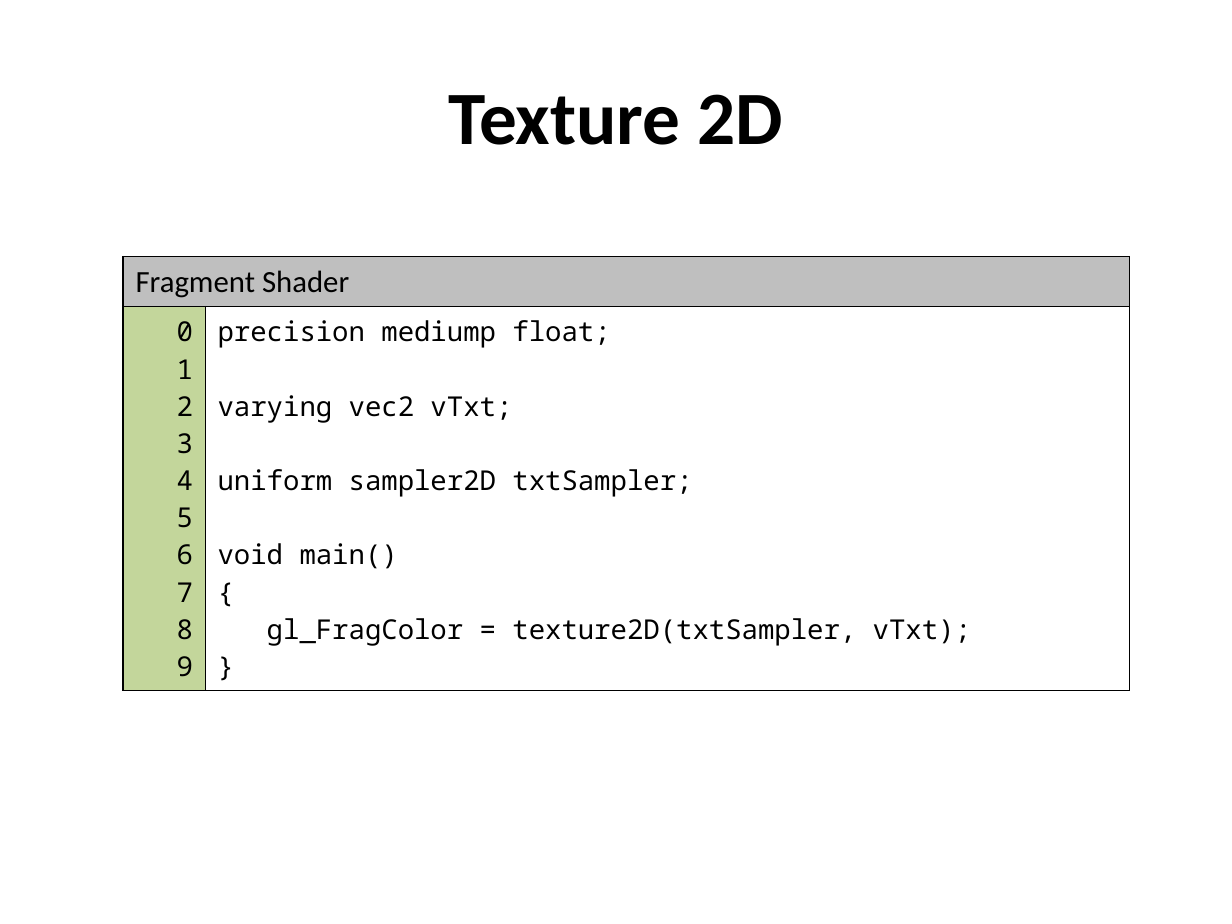
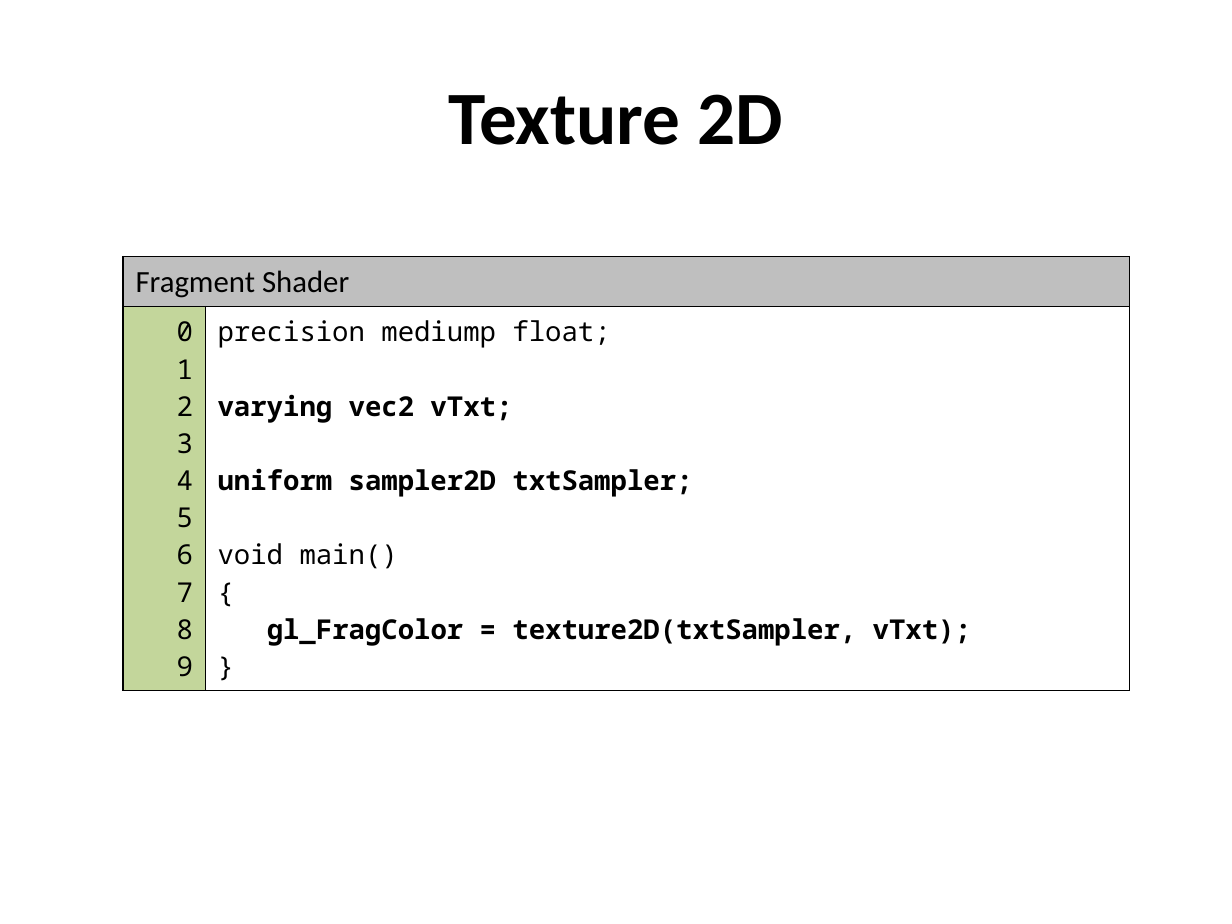
Before and after one commit to grantnelson-wf/webgl-fun, a slide deck: slide 14 of docs/Slides.pptx (slide 12 before the commit). Drawn at 1232x924 pixels with LibreOffice and Linux fonts; fonts in the diff are those of the drawing; background and template pictures are left out. Boxes give left, top, right and bottom in pixels: in the first picture for what was removed or moved away, otherwise in the second. Text is boxed around its words. In the diff, an @@ line names an element or a change of style, - is before the commit and + after.

```diff
--- a/docs/Slides.pptx
+++ b/docs/Slides.pptx
@@ table at <box>123,256,1130,681</box> @@
@@ bold on in "varying vec2 vTxt;", "uniform sampler2D txtSampler;", "gl_FragColor = texture2D(txtSampler, vTxt);" @@
```
Also in this commit, not shown: 17 other slides changed, 12 slides added, 3 slides removed, 1 other file.
